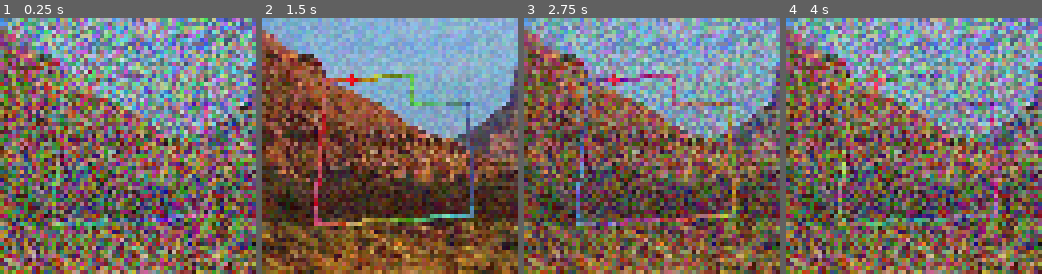
Above: before the commit, frames 1-4 (left to right).
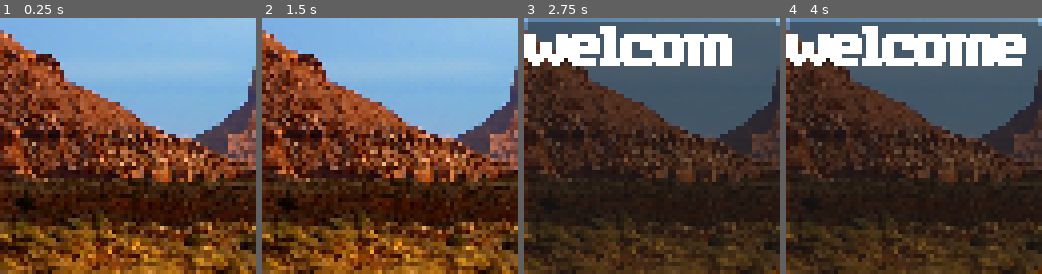
Above: after the commit, the same moments.

Repository: SnekOfSpice/lowrezjam-2025-2
Game: Godot game, scene res://main.tscn
Two runs of this game, one before a commit and one after it. Both use one fixed random seed, a clock stepped at 60 frames per second and the inputs below.
Inputs (mouse positions are in pixels of both pictures, inside the frame that each line leads up to):
- Up to frame 1 (0.25 s): no input
- Up to frame 2 (1.5 s): move the mouse to (446, 133) at 0.52 s; move the mouse to (338, 158) at 1.27 s
- Up to frame 3 (2.75 s): move the mouse to (677, 89) at 2.02 s
- Up to frame 4 (4 s): move the mouse to (901, 197) at 2.77 s; move the mouse to (990, 184) at 3.52 s

The runs differ from the first frame. In frame 1, 98% of the frame differs, in the area x 0-100%, y 0-100%; in frame 2, 61%; in frame 3, 98%; in frame 4, 99%.

Commit message:
added another level oops

Diff:
--- /dev/null
+++ b/game/levels/albanian alps/albanian alps.tscn
@@ -0,0 +1,21 @@
+[gd_scene load_steps=6 format=3 uid="uid://bcra5fhgnj4hr"]
+
+[ext_resource type="Shader" uid="uid://b6t3ll4m4q4uk" path="res://game/src/stencil/stencils/track.gdshader" id="1_imeid"]
+[ext_resource type="Texture2D" uid="uid://bh2m3faq1xrsd" path="res://game/levels/albanian alps/course.png" id="2_kpw48"]
+[ext_resource type="Script" uid="uid://cmj5jya5464st" path="res://game/src/stencil/stencil.gd" id="3_v6d48"]
+[ext_resource type="PackedScene" uid="uid://dpw1jokkx8oj6" path="res://game/levels/start_marker.tscn" id="4_64knw"]
+
+[sub_resource type="ShaderMaterial" id="ShaderMaterial_tfact"]
+shader = ExtResource("1_imeid")
+shader_parameter/strength = 0.5
+shader_parameter/speed = 0.5
+shader_parameter/angle = 0.0
+
+[node name="Albanain Alps" type="Sprite2D"]
+material = SubResource("ShaderMaterial_tfact")
+texture = ExtResource("2_kpw48")
+centered = false
+script = ExtResource("3_v6d48")
+
+[node name="StartMarker" parent="." instance=ExtResource("4_64knw")]
+position = Vector2(4, 44)
--- a/main.gd
+++ b/main.gd
@@ -12,17 +12,19 @@
 	"santorini",
 	"kiyomizu-dera",
 	"pitt meadows",
+	"albanian alps",
 ]
 
 # optional array of lines to show at the start of the level
 const LORE := {
 	"islamabad" : ["im surprised the lights work"],
 	"santorini" : ["the paint hasnt faded"],
-	"pitt meadows" : ["the world is empty"],
+	"pitt meadows" : ["why is it all is empty"],
+	"albanian alps" : ["its all empty"],
 }
 
 ## used for dev purposes
-@export var skip_notifications := true
+@export var skip_notifications := false
 
 var level : String
 var level_counter := 0
--- a/main.tscn
+++ b/main.tscn
@@ -31,6 +31,7 @@
 position = Vector2(32, 32)
 
 [node name="NoiseLayer" type="CanvasLayer" parent="."]
+visible = false
 
 [node name="ColorRect" type="ColorRect" parent="NoiseLayer"]
 material = SubResource("ShaderMaterial_7mycd")
Binary file added: game/levels/albanian alps/background.png
Not shown, added: game/levels/albanian alps/background.png.import
Binary file added: game/levels/albanian alps/course.png
Not shown, added: game/levels/albanian alps/course.png.import
Binary file changed: game/levels/kiyomizu-dera/course.png
